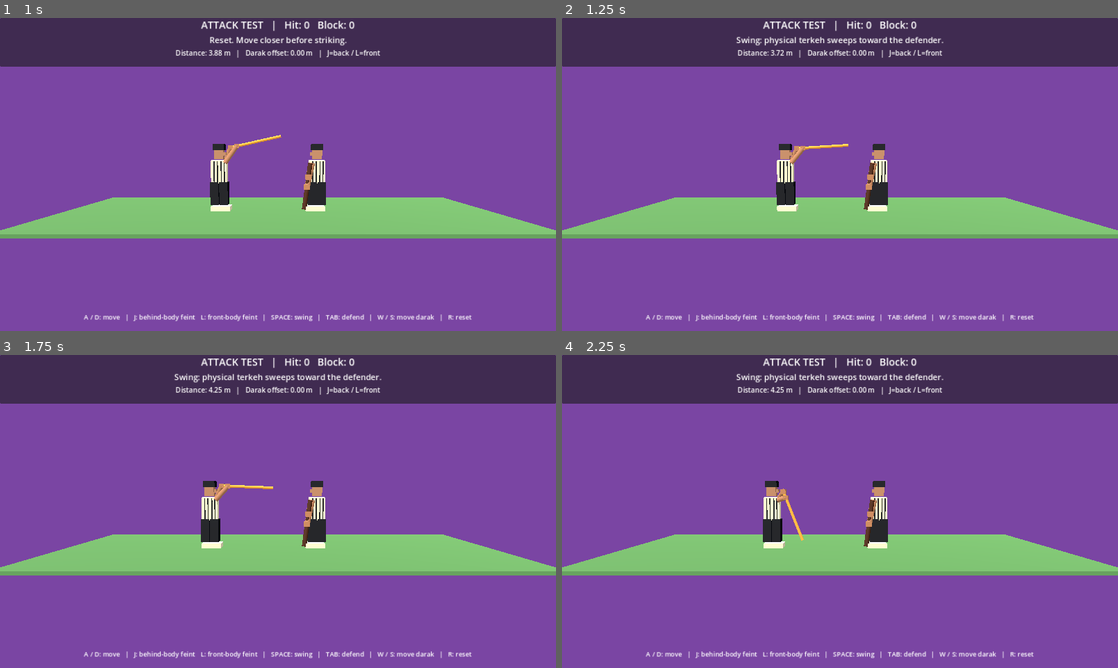
Above: before the commit, frames 1-4 (two rows, left to right).
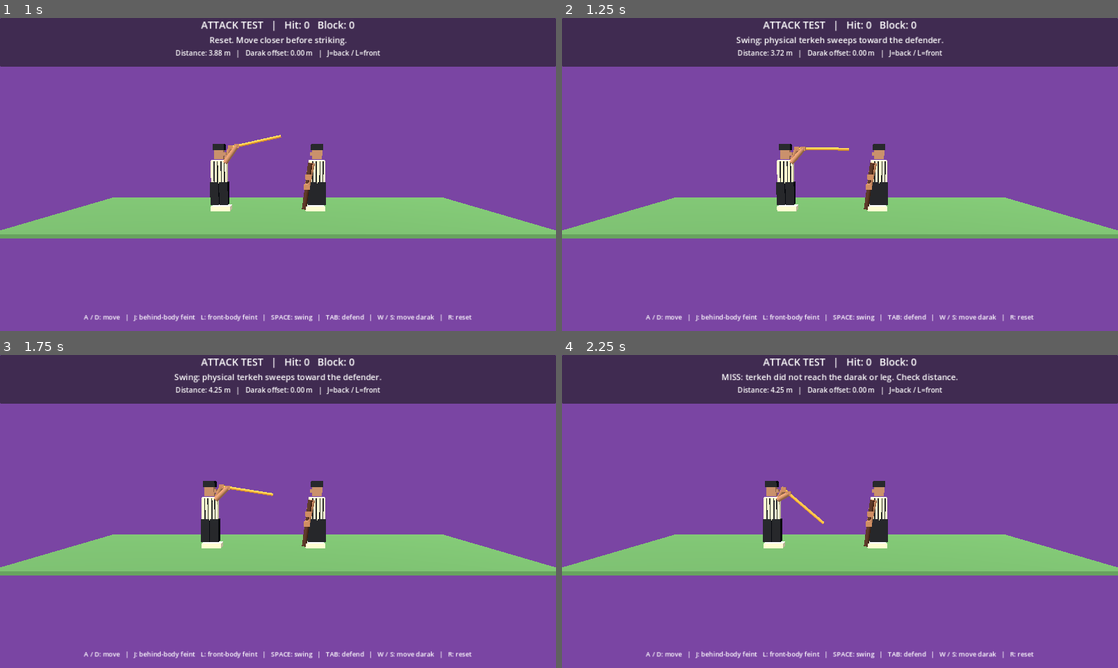
Above: after the commit, the same moments.

Repository: vahidainima-prog/tarke-darak-game
Game: Godot game, scene res://main.tscn
The game is run twice, just before and just after one commit, with the same random seed, the same clock (stepped at 60 frames per second) and the same inputs.
Inputs:
- Up to frame 1 (1 s): tap Enter at 0.5 s; hold D from 0.53 s (still down); tap Tab at 0.6 s; tap Space at 0.77 s; tap R at 0.8 s
- Up to frame 2 (1.25 s): keep holding D; tap Space at 1.07 s
- Up to frame 3 (1.75 s): release D at 1.28 s; hold S from 1.28 s (still down); tap R at 1.35 s; tap Space at 1.52, 1.55 s
- Up to frame 4 (2.25 s): tap Space at 1.82, 2.1 s; release S at 2.03 s; hold D from 2.03 s (still down)

Frame 1 is identical in both runs. In frame 2, 0.1% of the frame differs, in the area x 41-52%, y 40-46%; in frame 3, 0.2%; in frame 4, 0.7%, in the area x 28-72%, y 5-60%.

Commit message:
Introduce accelerated stick swing and impact hold for more grounded combat feel

Diff:
--- a/tarke_darak_godot_v2/main.gd
+++ b/tarke_darak_godot_v2/main.gd
@@ -9,6 +9,9 @@
 const RECOVERY_SECONDS := 0.32
 const MAX_SWEEP_STEP := 0.025
 const FEINT_DEPTH_LIMIT := 0.60
+const SWING_ACCEL := 10.0 # normalized phase acceleration / s^2
+const SWING_BRAKE := 14.0
+const SWING_MAX_SPEED := 2.35 # normalized phase / s
 const STICK_LENGTH := 2.15
 const STICK_RADIUS := 0.055
 const GUARD_RADIUS := 0.09
@@ -45,6 +48,9 @@
 var defend_arm_b: MeshInstance3D
 var last_outcome := ""
 var active_attack := false
+var swing_speed := 0.0
+var impact_hold := 0.0
+var impact_message := ""
 
 func material(c: Color) -> StandardMaterial3D:
  var m := StandardMaterial3D.new()
@@ -174,6 +180,8 @@
     swing = -1.0
     recovery = -1.0
     active_attack = false
+    swing_speed = 0.0
+    impact_hold = 0.0
     opponent_delay = -1.0
     attack_x = -0.2 if defending else -2.7
     guard_shift = 0.0
@@ -186,6 +194,8 @@
     swing = -1.0
     recovery = -1.0
     active_attack = false
+    swing_speed = 0.0
+    impact_hold = 0.0
     opponent_delay = -1.0
     guard_shift = 0.0
     guard_velocity = 0.0
@@ -213,6 +223,7 @@
 
 func start_swing() -> void:
  swing = 0.0
+ swing_speed = 0.0
  swing_finished = false
  active_attack = true
  swing_outcome = ""
@@ -223,10 +234,10 @@
  # Kinematic, constrained two-handed strike. The grip is always at the hands.
  # Acceleration and deceleration make the swing read as a weighted wooden rod.
  var t := clampf(p, 0.0, 1.0)
- var eased := t * t * (3.0 - 2.0 * t)
- var angle := lerpf(0.22, -1.27, eased)
- var z := lerpf(feint_depth, 0.19, eased)
- var grip := Vector3(attack_x + 0.35 + 0.10 * eased, 2.50 - 0.17 * eased, z)
+ # Phase is integrated with angular acceleration and braking, not eased by time.
+ var angle := lerpf(0.22, -1.27, t)
+ var z := lerpf(feint_depth, 0.19, t)
+ var grip := Vector3(attack_x + 0.35 + 0.10 * t, 2.50 - 0.17 * t, z)
  var tip := grip + Vector3(cos(angle) * STICK_LENGTH, sin(angle) * STICK_LENGTH, 0.0)
  return [grip, tip]
 
@@ -325,17 +336,25 @@
    if opponent_delay < 0.0:
     start_swing()
  feint_depth = move_toward(feint_depth, clampf(feint_target, -FEINT_DEPTH_LIMIT, FEINT_DEPTH_LIMIT), delta * 1.7)
- if recovery >= 0.0:
+ if impact_hold > 0.0:
+  impact_hold = maxf(0.0, impact_hold - delta)
+ if recovery >= 0.0 and impact_hold <= 0.0:
   recovery += delta / RECOVERY_SECONDS
   if recovery >= 1.0:
    recovery = -1.0
  if swing >= 0.0:
   var old := swing
-  swing = minf(1.0, swing + delta / SWING_SECONDS)
+  # Accelerate the rod, then brake before the end of its travel.
+  var stopping_distance := swing_speed * swing_speed / (2.0 * SWING_BRAKE)
+  var acceleration := -SWING_BRAKE if stopping_distance >= (1.0 - swing) else SWING_ACCEL
+  swing_speed = clampf(swing_speed + acceleration * delta, 0.0, SWING_MAX_SPEED)
+  swing = minf(1.0, swing + swing_speed * delta)
   var result := check_sweep(old, swing, previous_guard, guard_ends())
   if result == "block":
    score_block += 100
    say("BLOCK: terkeh touched the held darak! Defender +100")
+   impact_hold = 0.11
+   swing_speed = 0.0
    recovery_from = swing
    recovery = 0.0
    active_attack = false
@@ -343,12 +362,15 @@
   elif result == "leg":
    score_hit += 100
    say("LEGAL CONTACT: terkeh reached below-knee target. Attacker +100")
+   impact_hold = 0.07
+   swing_speed = 0.0
    recovery_from = swing
    recovery = 0.0
    active_attack = false
    swing = -1.0
   elif swing >= 1.0:
    say("MISS: terkeh did not reach the darak or leg. Check distance.")
+   swing_speed = 0.0
    recovery_from = 1.0
    recovery = 0.0
    active_attack = false
